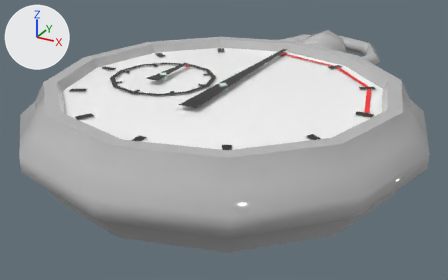
A saved change to the FBX model Assets/Stopwatch.fbx.
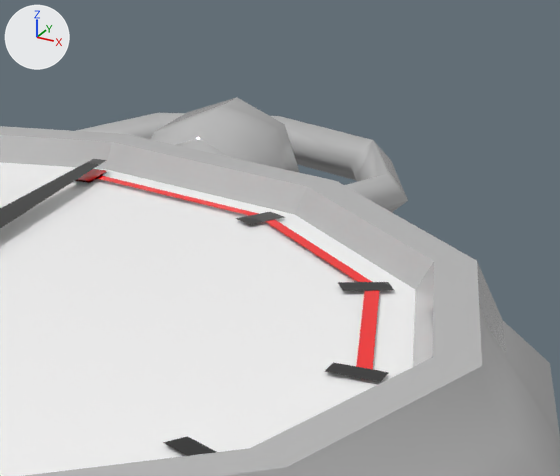
The first picture shows the older version from a 50 mm camera at (13.57, -4.66, 3.2) aimed at (11.13, -0.23, 0.99). The close-ups show both versions on the part from 57% to 95% of the width and 0% to 52% of the height of that picture; other places that the commit changed are outside them. The lights are fixed; the arrows at upper left show +X, +Y and +Z. Where no turn or scale is listed for an object, it has been applied to the vertices.

The older version as bpy lines, for what is in view:
```python
mat_02___default = principled_material('02 - Default')
mat_02___default.base_color = (1.0, 0.0, 0.0)  # red #ff0000
mat_02___default.roughness = 0.0
me_mesh = bpy.data.meshes.new('Mesh')
me_mesh.from_pydata(...)  # 120 vertices, 236 faces; spans x -1.62..1.62, y -1.62..1.62, z 0.0..0.65
# faces by material slot: [48, 10, 120, 58]
me_mesh.materials.append(mat_material__49)  # grey #bcbcbc
me_mesh.materials.append(mat_material__50)  # grey #bcbcbc
me_mesh.materials.append(mat_material__51)  # grey #bcbcbc
me_mesh.materials.append(mat_face)  # white #ffffff
me_mesh_018 = bpy.data.meshes.new('Mesh.018')
me_mesh_018.from_pydata([(0.569, -0.605, 0.0), (0.411, -0.018, 0.0), (0.38, -0.036, 0.0), (0.533, -0.605, 0.0), (-0.018, 0.411, 0.0), (-0.036, 0.38, 0.0), (-0.605, 0.569, 0.0), (-0.605, 0.533, 0.0)], [], [(0, 1, 2, 3), (1, 4, 5, 2), (4, 6, 7, 5)])
me_mesh_018.materials.append(mat_02___default)  # red #ff0000
me_mesh_030 = bpy.data.meshes.new('Mesh.030')
me_mesh_030.from_pydata([(-1.23, -2.45, 0.0), (1.23, -2.45, 0.0), (-1.23, 2.45, 0.0), (1.23, 2.45, 0.0)], [], [(0, 1, 3, 2)])
me_mesh_030.materials.append(mat_02___default)  # red #ff0000
ob_cylinder010 = bpy.data.objects.new('Cylinder010', me_mesh)
ob_cylinder010.location = (11.32, -0.59, 1.017)
ob_object001 = bpy.data.objects.new('Object001', me_mesh_018)
ob_object001.location = (11.924, 0.015, 1.603)
ob_plane027 = bpy.data.objects.new('Plane027', me_mesh_030)
ob_plane027.location = (11.32, 0.549, 1.608)
ob_plane027.scale = (0.0254, 0.0254, 0.0254)
# also in view: 'Torus003' at (11.32, 1.67, 1.33); 'Cylinder013' at (11.32, 1.63, 1.33); 'Plane010' at (12.31, -1.16, 1.6); 'Plane008' at (12.46, -0.59, 1.6); 'Plane005' at (11.32, -0.25, 1.63)
```
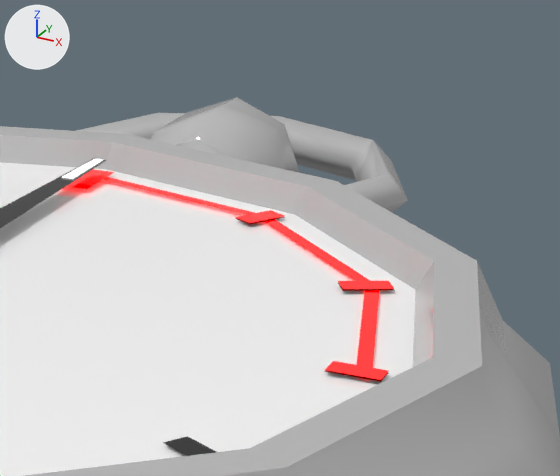
Where the change shows, as pixel boxes (x1, y1, x2, y2) in the close-ups (560 x 476 px):
'Object001', recoloured, surface changed: (97, 176, 379, 369) in both
'Plane030', added (red): after (325, 361, 389, 380)
'Plane027', recoloured, surface changed, moved, rescaled (69% wider, 62% taller): before (78, 169, 106, 181); after (67, 169, 115, 189)
'Plane032', added (red): after (338, 281, 394, 289)
'Plane031', added: after (236, 210, 285, 223)
'Plane028', added: after (62, 159, 102, 179)

What changed in the scene script:
```text
Change mat_02___default:
    add mat_02___default.emission_color = (1.0, 0.0, 0.0)  # red #ff0000
    add mat_02___default.emission_strength = 1.0
Add mat_whitearea:
    mat_whitearea = principled_material('WhiteArea')
    mat_whitearea.base_color = (1.0, 1.0, 1.0)  # white #ffffff
    mat_whitearea.roughness = 0.0
    mat_whitearea.emission_strength = 1.0
Add me_mesh_034:
    me_mesh_034.from_pydata([(0.0582, 0.0383, 0.0), (0.0041, 0.0695, 0.0), (-0.0041, -0.0695, 0.0), (-0.0582, -0.0383, 0.0)], [], [(0, 1, 3, 2)])
    me_mesh_034.materials.append(mat_02___default)  # red #ff0000
Add me_mesh_033:
    me_mesh_033.from_pydata([(-0.0623, 0.0312, 0.0), (-0.0623, -0.0312, 0.0), (0.0623, 0.0312, 0.0), (0.0623, -0.0312, 0.0)], [], [(0, 1, 3, 2)])
    me_mesh_033.materials.append(mat_02___default)  # red #ff0000
Add me_mesh_031:
    me_mesh_031.from_pydata([(-0.013, 0.107, 0.0), (-0.018, -0.121, 0.0), (0.0, 0.107, 0.0), (0.0, -0.121, 0.0), (0.013, 0.107, 0.0), (0.018, -0.121, 0.0), (0.013, 0.096, 0.0), (0.0, 0.096, 0.0), (-0.013, 0.096, 0.0)], [], [(0, 8, 7, 2), (4, 2, 7, 6), (1, 3, 7, 8), (3, 5, 6, 7)])
    me_mesh_031.materials.append(mat_whitearea)  # white #ffffff
Add me_mesh_035:
    me_mesh_035.from_pydata([(0.0695, 0.0041, 0.0), (0.0383, 0.0582, 0.0), (-0.0383, -0.0582, 0.0), (-0.0695, -0.0041, 0.0)], [], [(0, 1, 3, 2)])
    me_mesh_035.materials.append(mat_02___default)  # red #ff0000
Change ob_plane027:
    ob_plane027.location: (11.32, 0.549, 1.608) -> (11.32, 0.508, 1.608)
    ob_plane027.scale: (0.0254, 0.0254, 0.0254) -> (0.0455, 0.0401, 0.0254)
Add ob_plane031:
    ob_plane031 = bpy.data.objects.new('Plane031', me_mesh_034)
    ob_plane031.location = (11.889, 0.396, 1.607)
Add ob_plane030:
    ob_plane030 = bpy.data.objects.new('Plane030', me_mesh_033)
    ob_plane030.location = (12.459, -0.59, 1.607)
Add ob_plane028:
    ob_plane028 = bpy.data.objects.new('Plane028', me_mesh_031)
    ob_plane028.location = (11.319, 0.518, 1.635)
Add ob_plane032:
    ob_plane032 = bpy.data.objects.new('Plane032', me_mesh_035)
    ob_plane032.location = (12.306, -0.02, 1.607)
```
